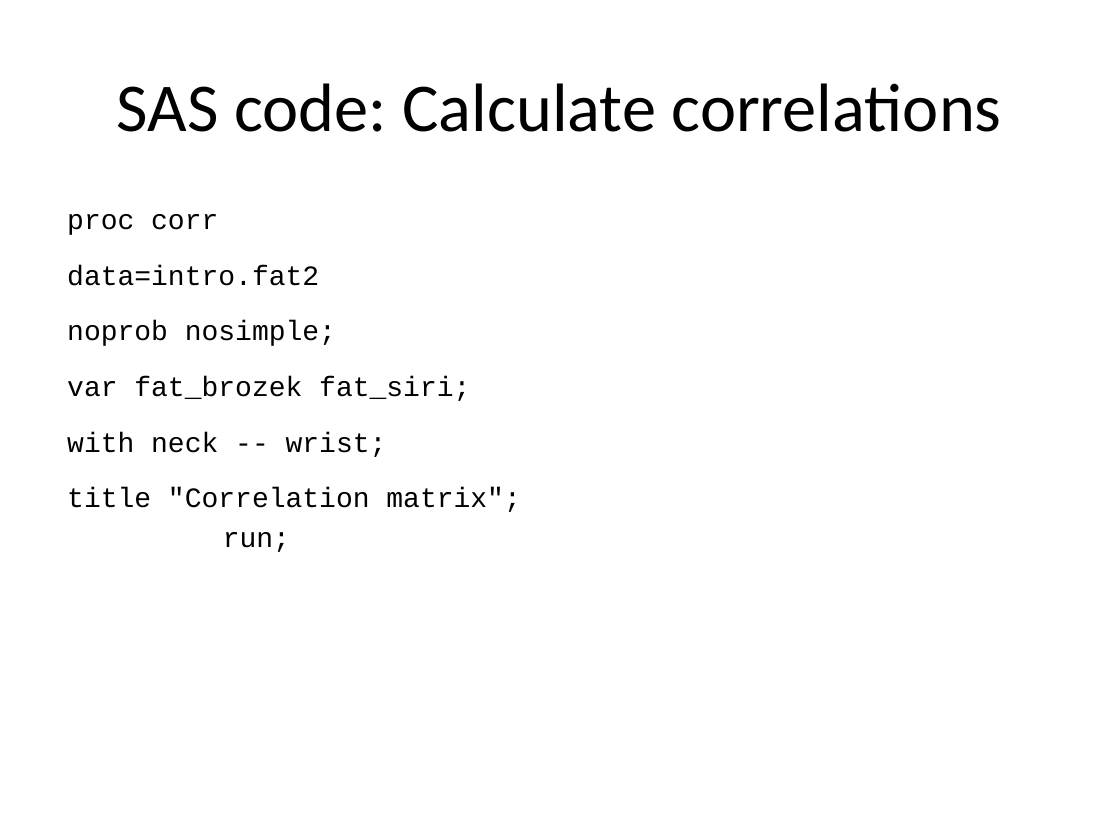
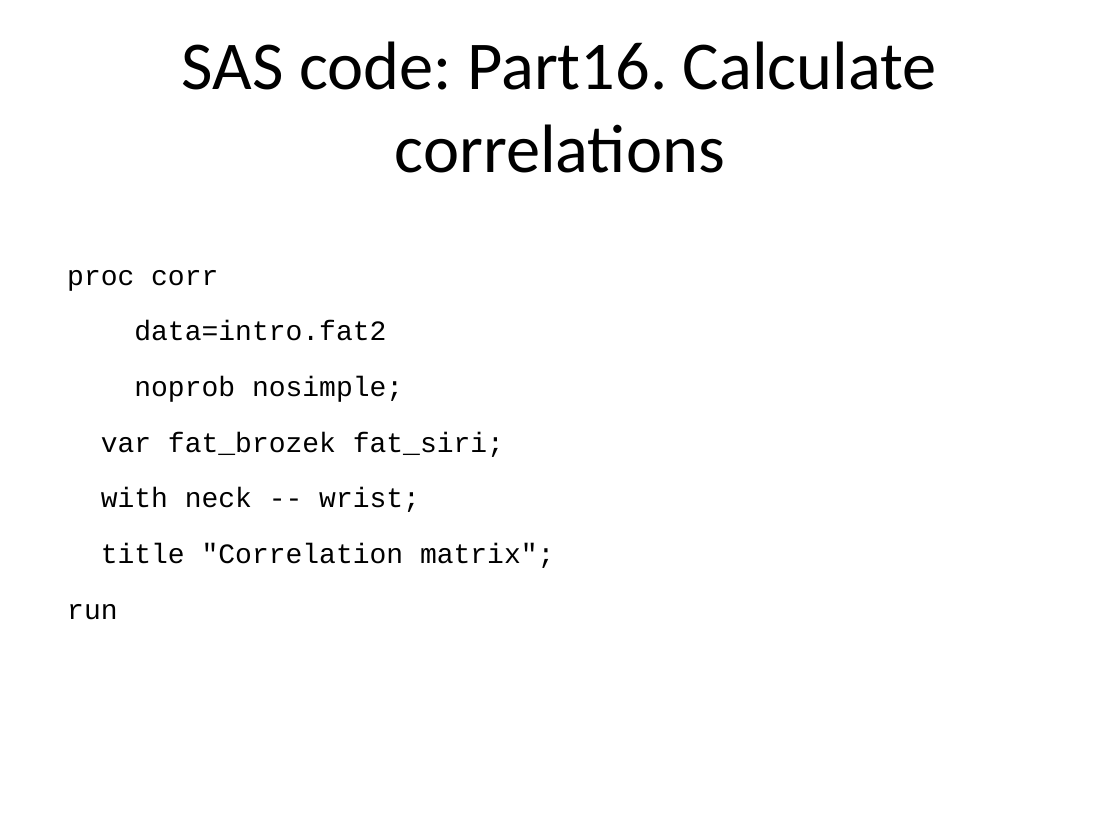
Before and after one commit to pmean/introduction-to-SAS, a slide deck: slide 44 of results/5507-02-simon-slides-and-speaker-notes.pptx. Drawn at 1120x840 pixels with LibreOffice and Linux fonts; fonts in the diff are those of the drawing. Boxes give left, top, right and bottom in pixels: in the first picture for what was removed or moved away, otherwise in the second. Text is boxed around its words. In the diff, an @@ line names an element or a change of style, - is before the commit and + after.

```diff
--- a/results/5507-02-simon-slides-and-speaker-notes.pptx
+++ b/results/5507-02-simon-slides-and-speaker-notes.pptx
@@ title at bbox=[182, 41, 937, 173]: text changed @@
-SAS code: Calculate correlations
+SAS code: Part16. Calculate correlations
@@ text at bbox=[67, 270, 554, 620]: text changed @@
-proc corr
-data=intro.fat2
-noprob nosimple;
-var fat_brozek fat_siri;
-with neck -- wrist;
-title "Correlation matrix";
-run;
+proc corr
+data=intro.fat2
+noprob nosimple;
+var fat_brozek fat_siri;
+with neck -- wrist;
+title "Correlation matrix";
+run
```
Also in this commit, not shown: 42 other slides changed, 27 other files.
